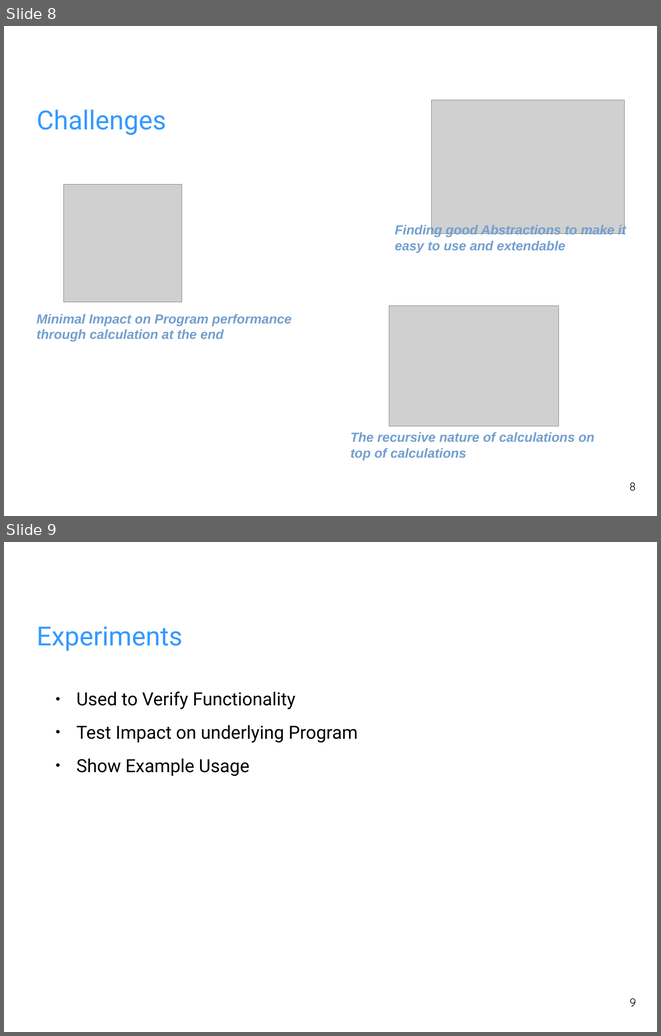
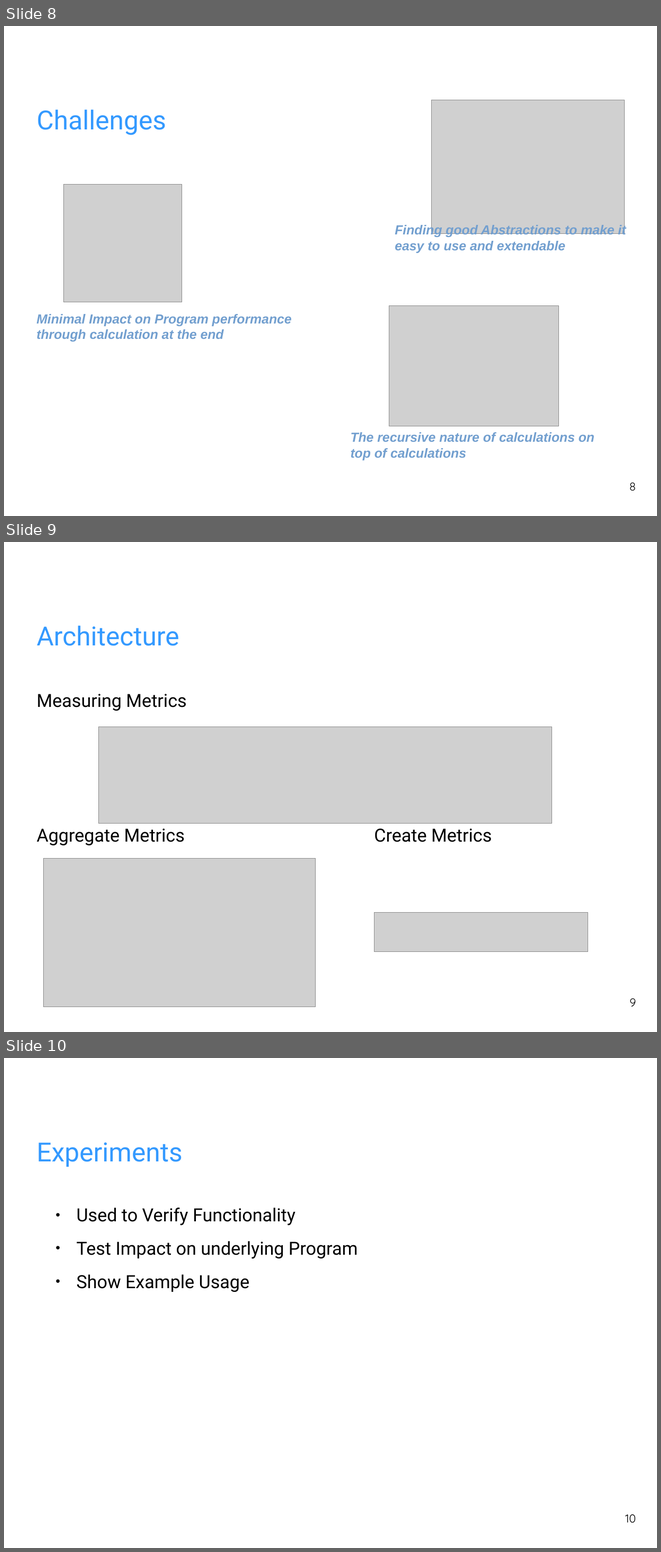
Before and after one commit to fhilprec/HardwareMonitoring, a slide deck: ProjectPresentation.odp. Shown one above the other, each under a label of ours: slides 8 and 9 before the commit, slides 8, 9 and 10 after it. The pictures are 661x1036 and 661x1552 pixels, drawn with LibreOffice and Linux fonts; fonts in the diff are those of the drawing; grey boxes stand for pictures; background and template pictures are left out. Boxes give left, top, right and bottom in pixels: in the first picture for what was removed or moved away, otherwise in the second. Text is boxed around its words. In the diff, an @@ line names an element or a change of style, - is before the commit and + after.

```diff
--- a/ProjectPresentation.odp
+++ b/ProjectPresentation.odp
@@ slide 9 added at box(4, 542, 657, 1032), background picture (left out) @@
@@ title added at box(37, 625, 179, 646), 32 pt, text #3399FF @@
+Architecture
@@ text added at box(37, 694, 186, 711), 22 pt, text #000000 @@
+Measuring Metrics
@@ picture added at box(98, 727, 552, 823) @@
@@ text added at box(37, 828, 185, 845), 22 pt, text #000000 @@
+Aggregate Metrics
@@ text added at box(374, 828, 492, 842), 22 pt, text #000000 @@
+Create Metrics
@@ picture added at box(44, 858, 316, 1007) @@
@@ picture added at box(374, 912, 588, 952) @@
@@ page number added at box(629, 998, 636, 1006), 14 pt, text #000000 @@
+9
@@ what was slide 9 is now slide 10 @@
@@ page number at box(625, 1514, 636, 1523): text changed @@
-9
+10
```
Also in this commit, not shown: 2 slides changed.
